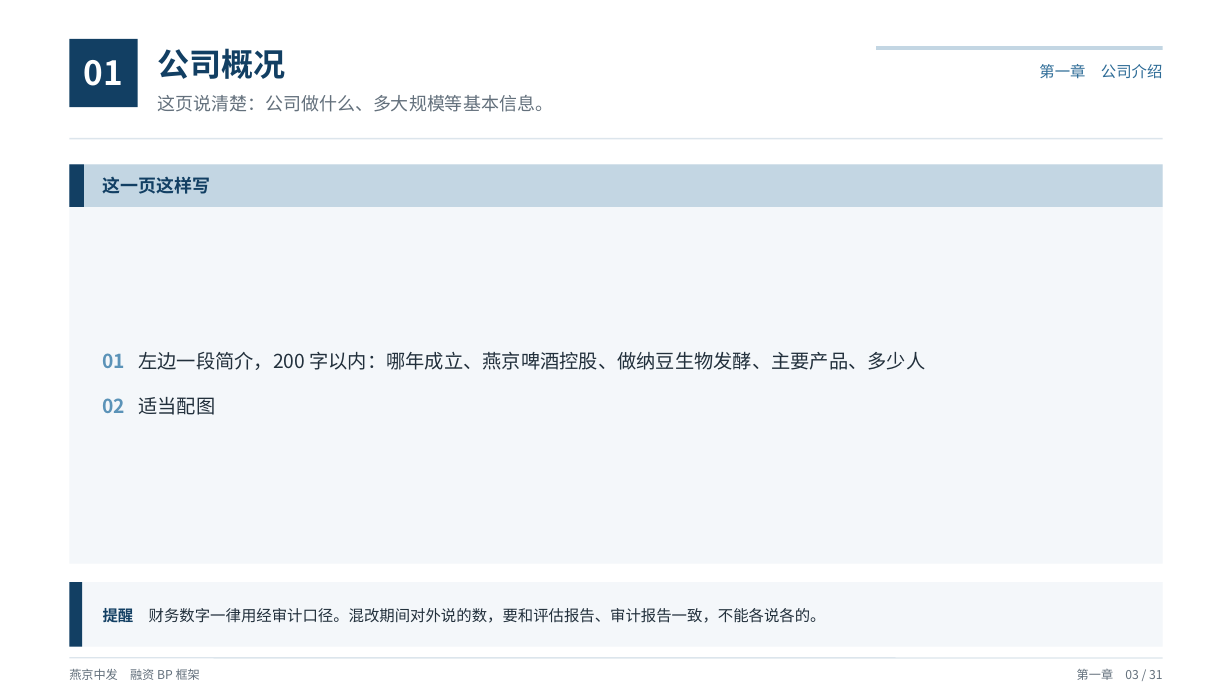
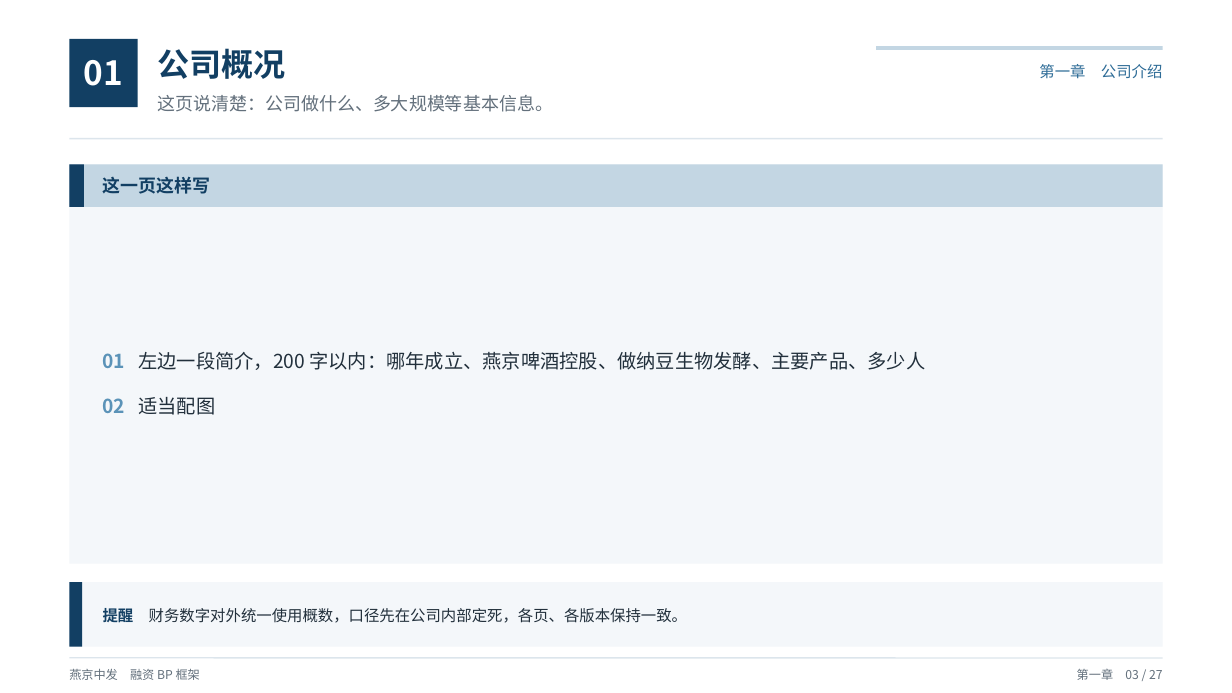
Before and after one commit to xid013-ux/JXD, a slide deck: slide 4 of output/BP框架/燕京中发融资BP框架（教学版）.pptx. Drawn at 1232x693 pixels with LibreOffice and Linux fonts; fonts in the diff are those of the drawing. Boxes give left, top, right and bottom in pixels: in the first picture for what was removed or moved away, otherwise in the second. Text is boxed around its words. In the diff, an @@ line names an element or a change of style, - is before the commit and + after.

```diff
--- a/output/BP框架/燕京中发融资BP框架（教学版）.pptx
+++ b/output/BP框架/燕京中发融资BP框架（教学版）.pptx
@@ text at (103,606,687,626): text changed @@
-提醒 财务数字一律用经审计口径。混改期间对外说的数，要和评估报告、审计报告一致，不能各说各的。
+提醒 财务数字对外统一使用概数，口径先在公司内部定死，各页、各版本保持一致。
@@ text at (1077,669,1162,680): text changed @@
-第一章 03 / 31
+第一章 03 / 27
```
Also in this commit, not shown: 27 other slides changed, 4 slides removed, 5 other files.
